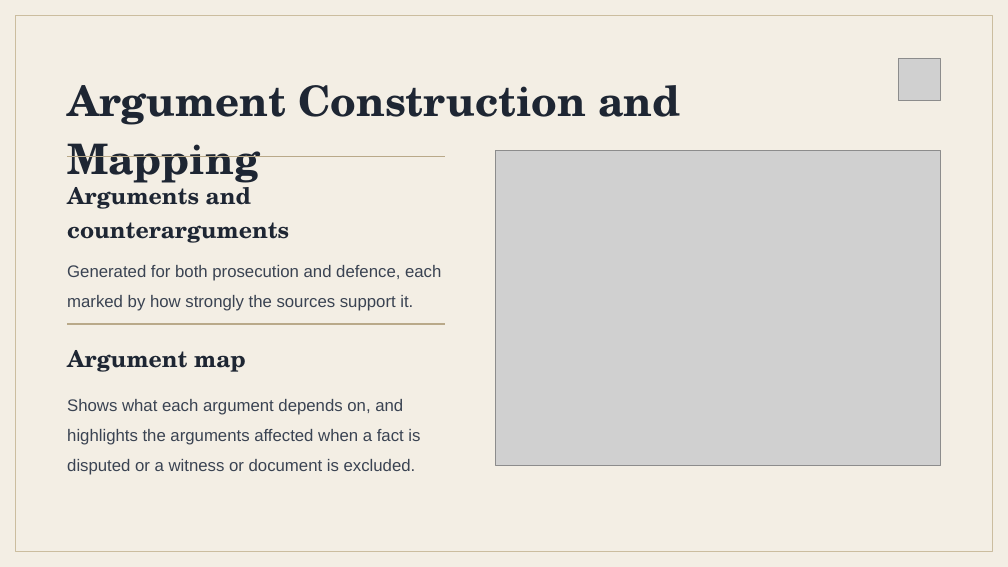
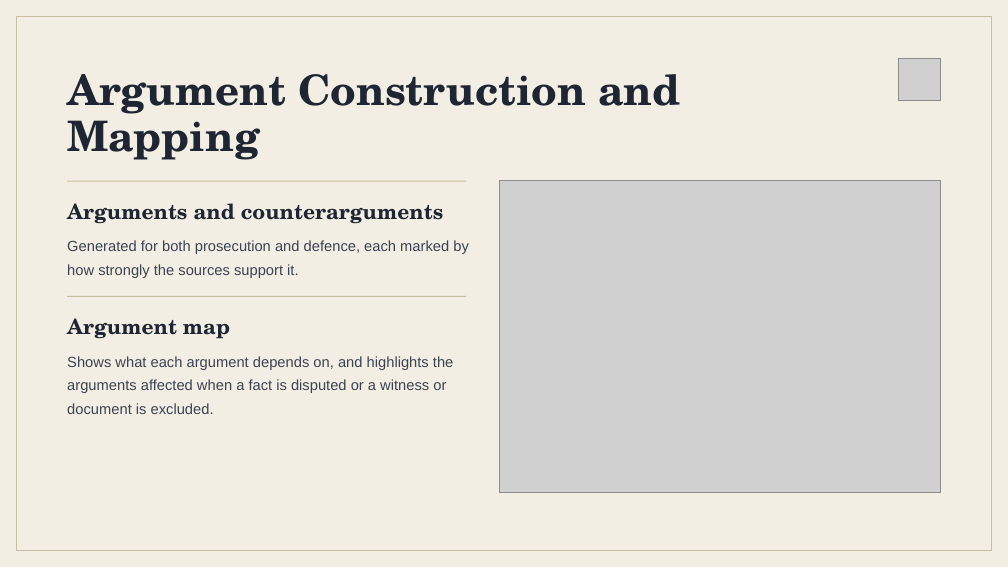
Before and after one commit to jinnia-sultana/LegalResearch_CasePreparation-Assistant, a slide deck: slide 8 of docs/Proposal/GR-20.pptx. Drawn at 1008x567 pixels with LibreOffice and Linux fonts; fonts in the diff are those of the drawing; grey boxes stand for pictures. Boxes give left, top, right and bottom in pixels: in the first picture for what was removed or moved away, otherwise in the second. Text is boxed around its words. In the diff, an @@ line names an element or a change of style, - is before the commit and + after.

```diff
--- a/docs/Proposal/GR-20.pptx
+++ b/docs/Proposal/GR-20.pptx
@@ rectangle at (x1=17, y1=17, x2=992, y2=551): outline #CBBD9F 1.5 pt to #CBBD9F 1 pt @@
@@ title "Argument Construction and Mapping" at (x1=67, y1=74, x2=680, y2=160): line spacing 1.15 to 44pt @@
@@ text "Arguments and counterarguments" moved from (x1=67, y1=181, x2=289, y2=243) to (x1=67, y1=203, x2=444, y2=224) @@
@@ text "Arguments and counterarguments" at (x1=67, y1=203, x2=444, y2=224): size 22 to 20 pt; line spacing 1.2 to 24pt @@
@@ line moved from (67, 157) - (445, 157) to (67, 181) - (467, 181) @@
@@ line (67, 181) - (467, 181): stroke #B9A989 1.5 pt to #CBBD9F 1 pt @@
@@ picture resized from (x1=496, y1=150, x2=941, y2=466) to (x1=500, y1=181, x2=941, y2=492) @@
@@ text "Generated for both prosecution and ..." moved from (x1=67, y1=265, x2=441, y2=311) to (x1=67, y1=240, x2=469, y2=278) @@
@@ text "Generated for both prosecution and ..." at (x1=67, y1=240, x2=469, y2=278): size 16 to 14 pt; line spacing 1.5 to 22.4pt @@
@@ line moved from (67, 324) - (445, 324) to (67, 296) - (467, 296) @@
@@ line (67, 296) - (467, 296): stroke #B9A989 1.5 pt to #CBBD9F 1 pt @@
@@ text "Argument map" at (x1=67, y1=318, x2=230, y2=339): size 22 to 20 pt; line spacing 1.2 to 24pt @@
@@ text "Argument map" moved from (x1=67, y1=350, x2=246, y2=372) to (x1=67, y1=318, x2=230, y2=339) @@
@@ text "Shows what each argument depends ..." at (x1=67, y1=356, x2=453, y2=414): size 16 to 14 pt; line spacing 1.5 to 22.4pt @@
@@ text "Shows what each argument depends ..." moved from (x1=67, y1=399, x2=420, y2=475) to (x1=67, y1=356, x2=453, y2=414) @@
```
Also in this commit, not shown: 9 other slides changed, 1 slide added, 1 other file.
